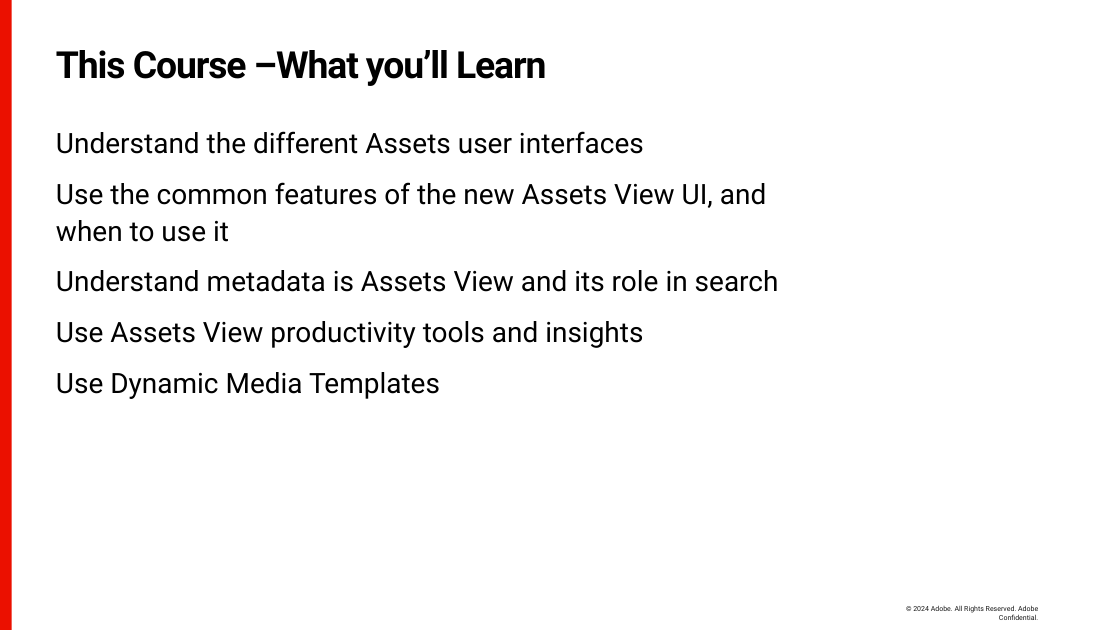
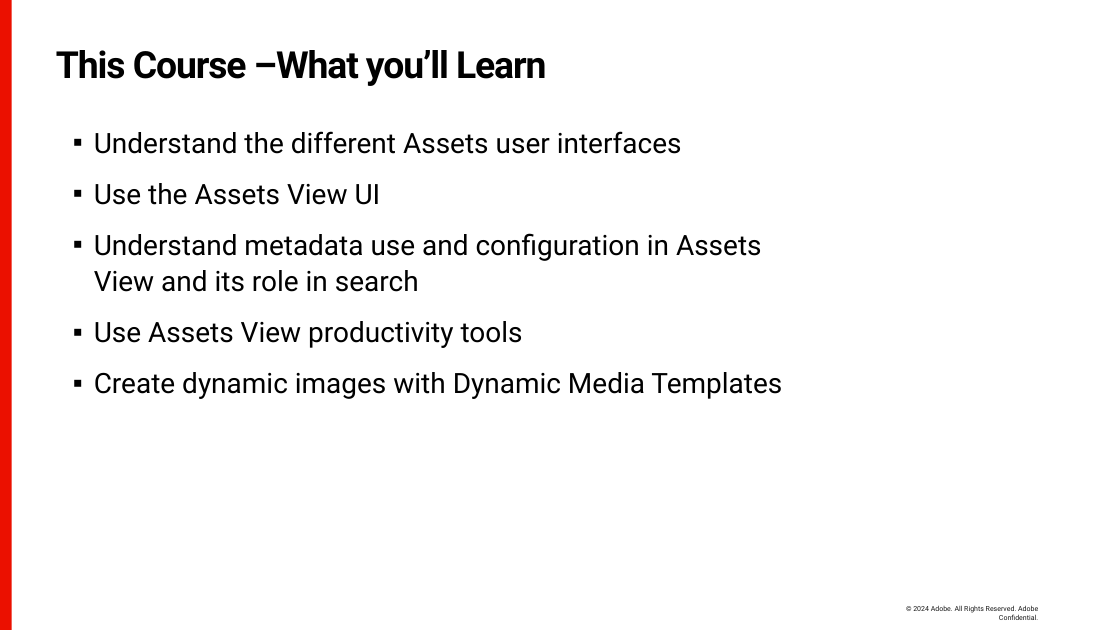
Before and after one commit to rfreemo/accelerator-aem-work-with-assetsview, a slide deck: slide 5 of presentation/aem-assets-working-assetsview.pptx (slide 6 before the commit). Drawn at 1120x630 pixels with LibreOffice and Linux fonts; fonts in the diff are those of the drawing; background and template pictures are left out. Boxes give left, top, right and bottom in pixels: in the first picture for what was removed or moved away, otherwise in the second. Text is boxed around its words. In the diff, an @@ line names an element or a change of style, - is before the commit and + after.

```diff
--- a/presentation/aem-assets-working-assetsview.pptx
+++ b/presentation/aem-assets-working-assetsview.pptx
@@ text at [94,131,682,154]: bullet none to ▪ @@
@@ text at [94,183,782,399]: text changed @@
-Use the common features of the new Assets View UI, and when to use it
-Understand metadata is Assets View and its role in search
-Use Assets View productivity tools and insights
-Use Dynamic Media Templates
+▪ Use the Assets View UI
+▪ Understand metadata use and configuration in Assets View and its role in search
+▪ Use Assets View productivity tools
+▪ Create dynamic images with Dynamic Media Templates
```
Also in this commit, not shown: 23 other slides changed, 8 slides added, 2 other files.
